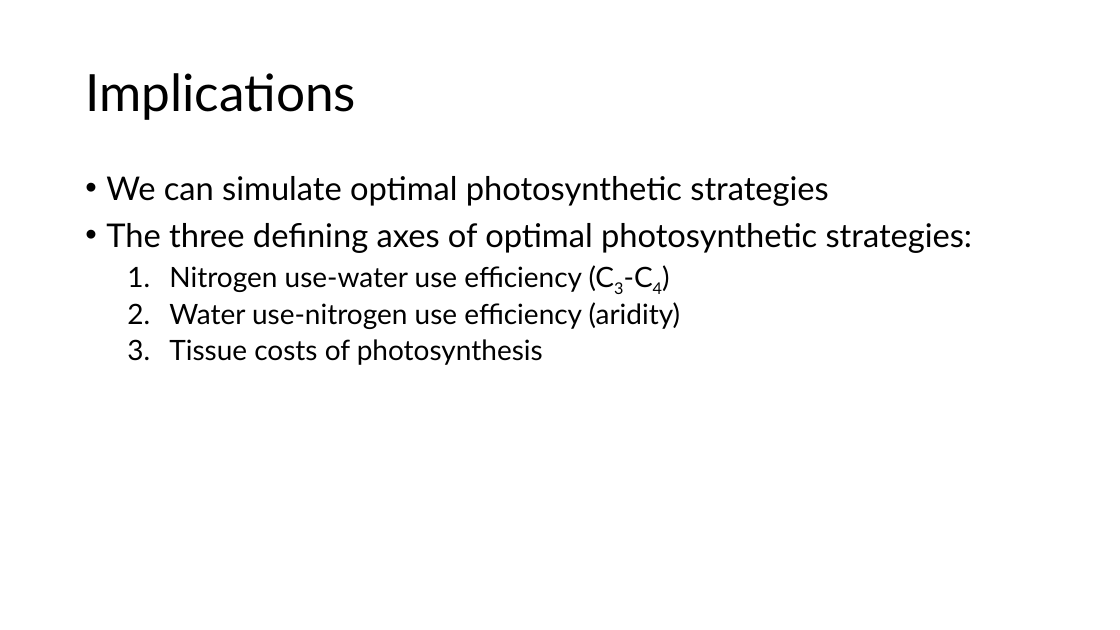
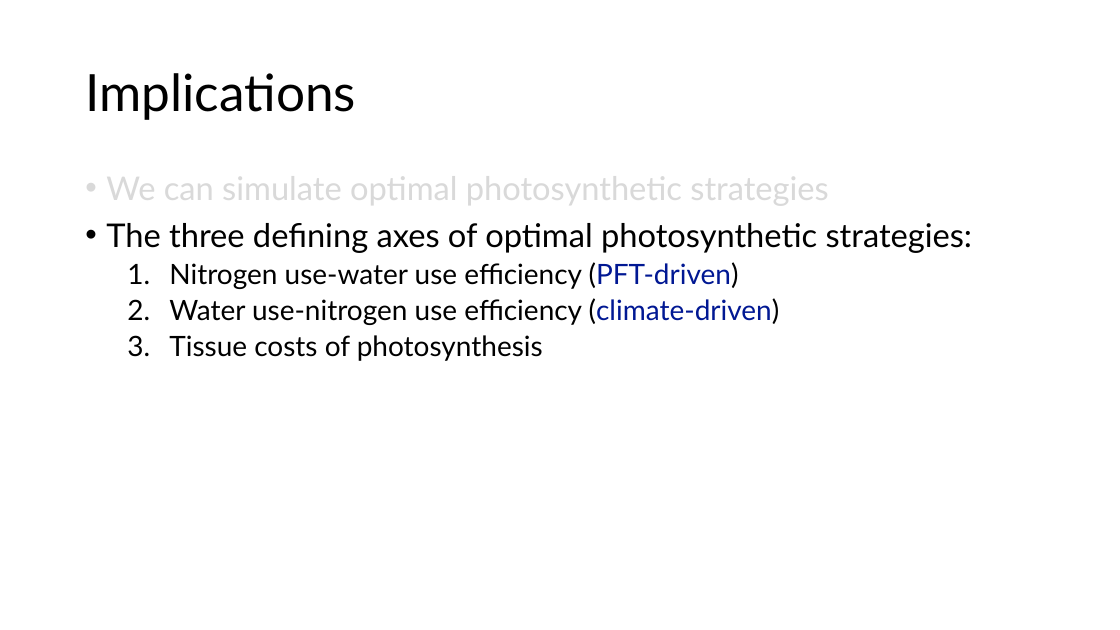
Before and after one commit to SmithEcophysLab/egu_2026, a slide deck: slide 22 of src/egu2026_optphoto_smith.pptx (slide 25 before the commit). Drawn at 1120x630 pixels with LibreOffice and Linux fonts; fonts in the diff are those of the drawing. Boxes give left, top, right and bottom in pixels: in the first picture for what was removed or moved away, otherwise in the second. Text is boxed around its words. In the diff, an @@ line names an element or a change of style, - is before the commit and + after.

```diff
--- a/src/egu2026_optphoto_smith.pptx
+++ b/src/egu2026_optphoto_smith.pptx
@@ text at box(106, 168, 828, 207): text colour #000000 to #D9D9D9 in "We can simulate optimal photosynthetic strategies" @@
@@ text at box(169, 262, 780, 325): text changed @@
-  1. Nitrogen use-water use efficiency (C3-C4)
-  2. Water use-nitrogen use efficiency (aridity)
+  1. Nitrogen use-water use efficiency (PFT-driven)
+  2. Water use-nitrogen use efficiency (climate-driven)
```
Also in this commit, not shown: 11 other slides changed, 2 slides added, 5 slides removed, 1 other file.
